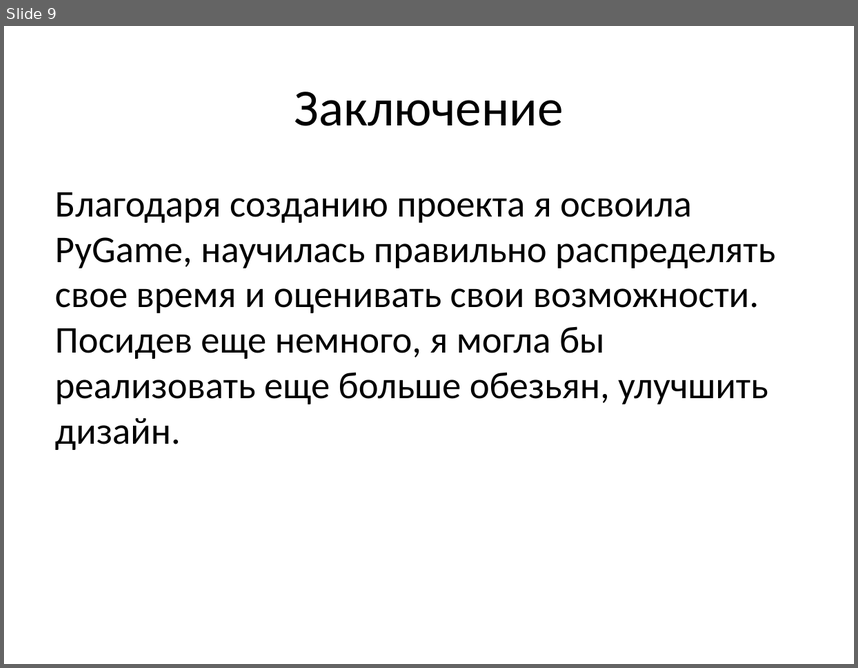
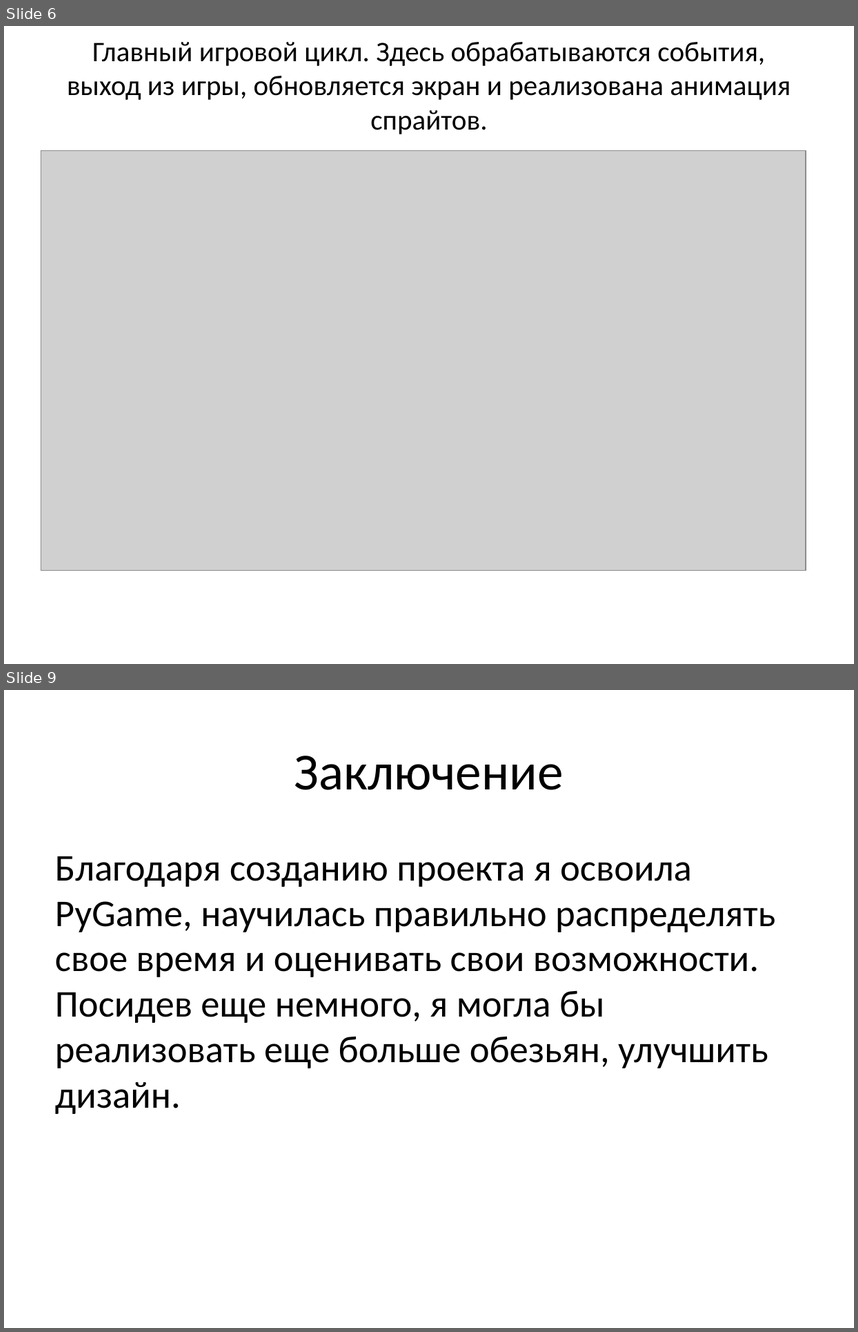
Before and after one commit to Vitalia2005/Hungry-Monkeys, a slide deck: презентация.pptx. Shown one above the other, each under a label of ours: slide 9 before the commit, slides 6 and 9 after it; the slides between them are not shown. The pictures are 858x668 and 858x1332 pixels, drawn with LibreOffice and Linux fonts; fonts in the diff are those of the drawing; grey boxes stand for pictures. Boxes give left, top, right and bottom in pixels: in the first picture for what was removed or moved away, otherwise in the second. Text is boxed around its words. In the diff, an @@ line names an element or a change of style, - is before the commit and + after.

```diff
--- a/презентация.pptx
+++ b/презентация.pptx
@@ slide 6 added at (4,26,854,664), background #FFFFFF @@
@@ title added at (67,42,791,100), 24 pt, text #000000 @@
+Главный игровой цикл. Здесь обрабатываются события, выход из игры, обновляется экран и реализована анимация спрайтов.
@@ picture added at (41,151,806,571) @@
```
Also in this commit, not shown: 1 slide changed, 3 other slides added, 4 slides removed.
